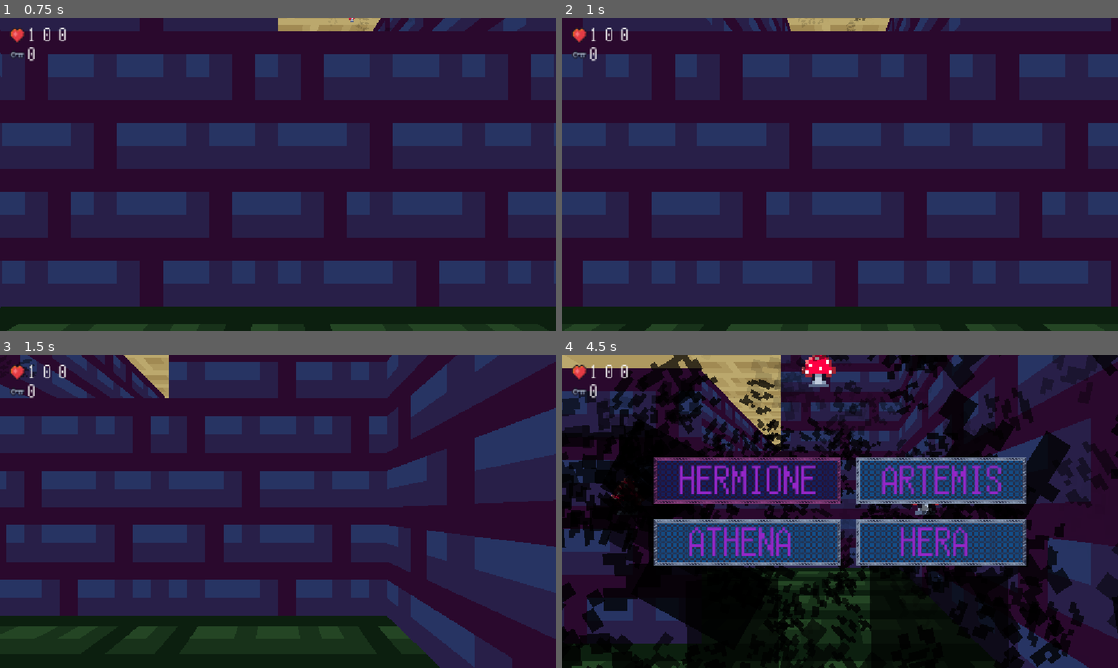
Above: before the commit, frames 1-4 (two rows, left to right).
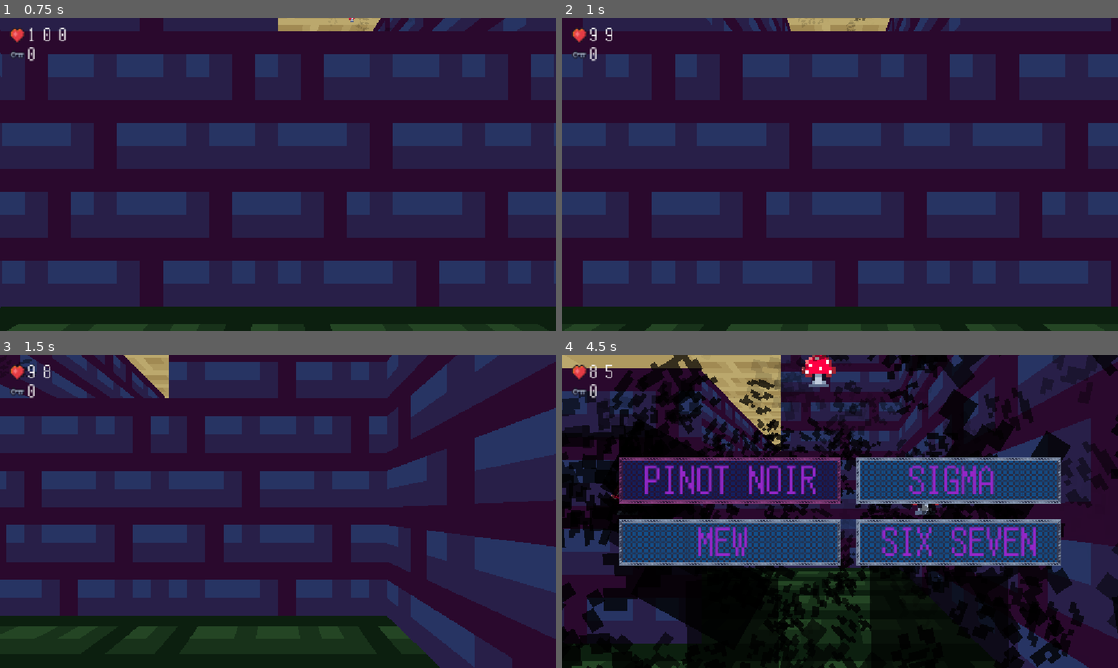
Above: after the commit, the same moments.

Repository: local-minimum/cube-core
Game: Godot game, scene res://scenes/playable_level.tscn
Two runs of this game, one before a commit and one after it. Both use one fixed random seed, a clock stepped at 60 frames per second and the inputs below.
Inputs (mouse positions are in pixels of both pictures, inside the frame that each line leads up to):
- Up to frame 1 (0.75 s): tap Enter (ui_accept) at 0.5 s; move the mouse to (400, 158) at 0.52 s; hold D (crawl_strafe_right) from 0.53 s (still down); hold Space (crawl_search) from 0.53 s (still down); click (400, 158) at 0.67 s
- Up to frame 2 (1 s): keep holding D (crawl_strafe_right); keep holding Space (crawl_search); tap Enter (ui_accept) at 0.77 s
- Up to frame 3 (1.5 s): move the mouse to (166, 527) at 1.27 s; release D (crawl_strafe_right) at 1.28 s; release Space (crawl_search) at 1.28 s; hold S (crawl_backward) from 1.28 s (still down); tap Space (crawl_search) at 1.35 s
- Up to frame 4 (4.5 s): tap Enter (ui_accept) at 1.52, 3.02, 3.77 s; move the mouse to (895, 442) at 2.02 s; release S (crawl_backward) at 2.03 s; hold D (crawl_strafe_right) 2.03-2.78 s; hold Space (crawl_search) 2.03-2.78 s; move the mouse to (812, 574) at 2.77 s; hold W (crawl_forward) 2.78-3.53 s; tap Space (crawl_search) at 2.85, 4.35 s; click (812, 574) at 2.92 s; move the mouse to (1006, 558) at 3.52 s; hold Space (crawl_search) 3.53-4.28 s; hold A (crawl_strafe_left) from 3.53 s (still down); move the mouse to (673, 464) at 4.27 s

Frame 1 is identical in both runs. In frame 2, less than 0.1% of the frame differs, in the area x 5-12%, y 3-8%; in frame 3, less than 0.1%; in frame 4, 8.2%, in the area x 5-90%, y 3-68%.

Commit message:
Instigate health

Diff:
--- a/scenes/level.tscn
+++ b/scenes/level.tscn
@@ -8,7 +8,7 @@
 [ext_resource type="PackedScene" uid="uid://bo8mbd3imt16y" path="res://scenes/sides/brick_floor.tscn" id="6_t1rx8"]
 [ext_resource type="PackedScene" uid="uid://ck0i4f6rf4ujb" path="res://scenes/sides/brick_ceiling.tscn" id="7_8iemx"]
 [ext_resource type="PackedScene" uid="uid://cxvlvdddfobpd" path="res://scenes/enemy.tscn" id="7_64w2a"]
-[ext_resource type="Script" uid="uid://dlbq7x82ejv6e" path="res://scripts/gridded_level/entities/grid_player_core.gd" id="8_8c41q"]
+[ext_resource type="Script" uid="uid://c4ukgkpo6y1is" path="res://scripts/cc/grid_player.gd" id="8_8iemx"]
 [ext_resource type="Script" uid="uid://v5vk4n110r8p" path="res://scripts/gridded_level/key_ring_core.gd" id="9_olg7q"]
 [ext_resource type="Script" uid="uid://b8a6yvndcxtpa" path="res://scripts/gridded_level/transportation_mode.gd" id="9_t1rx8"]
 [ext_resource type="Script" uid="uid://meibvvwp8mvg" path="res://scripts/gridded_level/entities/movement_planner.gd" id="11_t1rx8"]
@@ -600,7 +600,7 @@
 [node name="Broadcasts" type="Node3D" parent="."]
 
 [node name="Player" type="Node3D" parent="." node_paths=PackedStringArray("camera", "key_ring", "planner")]
-script = ExtResource("8_8c41q")
+script = ExtResource("8_8iemx")
 camera = NodePath("Eyes")
 key_ring = NodePath("KeyRingCore")
 transportation_abilities = SubResource("Resource_8iemx")
--- a/scripts/cc/exclude_word_game.gd
+++ b/scripts/cc/exclude_word_game.gd
@@ -4,9 +4,10 @@
 
 @export var button_group: ContainerButtonGroup
 @export var words_resource: String
+@export var hurt_on_fail: int = 10
 
 var _enemy: GridEnemy
-var _player: GridPlayerCore
+var _player: GridPlayer
 var _groups: Array[WordGroup]
 var _group_history: Array[String]
 
@@ -78,7 +79,7 @@
 
     print_debug("[Exclude Word Game] loaded %s groups" % _groups.size())
 
-func _play_game(enemy: GridEnemy, player: GridPlayerCore) -> void:
+func _play_game(enemy: GridEnemy, player: GridPlayer) -> void:
     print_debug("[Exclude Word Game] playing %s vs %s" % [enemy, player])
     _enemy = enemy
     _player = player
@@ -112,7 +113,7 @@
             var count_b: int = _group_history.count(b.title)
 
             if count_a == count_b:
-                return true
+                return ordered.find(a) < ordered.find(b)
 
             return count_a < count_b
     )
@@ -226,7 +227,7 @@
 
         button_group.select_next()
 
-        # TODO: hurt player
+        _player.hurt(5)
 
         _guessed = false
 
--- a/scripts/cc/grid_enemy.gd
+++ b/scripts/cc/grid_enemy.gd
@@ -8,6 +8,7 @@
 @export var particles: Array[GPUParticles3D]
 @export var self_center: Node3D
 @export var gives_key: bool
+@export var hurt_on_fight_start: int = 3
 
 func _enter_tree() -> void:
     if __SignalBus.on_move_end.connect(_handle_move_end) != OK:
@@ -70,26 +71,34 @@
     return direction
 
 func _handle_move_end(entity: GridEntity) -> void:
-    if entity == self:
-        if entity.coordinates() == get_level().player.coordinates():
-            print_debug("[Grid Enemy] play game!")
-            __SignalBus.on_play_exclude_word_game.emit(self, get_level().player)
+    if _killed:
         return
 
-    if entity is not GridPlayerCore:
+    var player: GridPlayer
+    if entity == self:
+        player = get_level().player
+        if entity.coordinates() == player.coordinates():
+            print_debug("[Grid Enemy] play game!")
+            player.hurt(hurt_on_fight_start)
+            __SignalBus.on_play_exclude_word_game.emit(self, player)
         return
 
-    print_debug("[Grid Enemy] %s vs %s" % [entity.coordinates(), coordinates()])
+    if entity is not GridPlayer:
+        return
 
-    if entity.coordinates() == coordinates():
+    player = entity
+    print_debug("[Grid Enemy] %s vs %s" % [player.coordinates(), coordinates()])
+
+    if player.coordinates() == coordinates():
         print_debug("[Grid Enemy] play game voluntarily!")
-        __SignalBus.on_play_exclude_word_game.emit(self, get_level().player)
+        player.hurt(hurt_on_fight_start)
+        __SignalBus.on_play_exclude_word_game.emit(self, player)
         return
 
     if !_may_move:
         return
 
-    var direction: CardinalDirections.CardinalDirection = _get_wanted_direct(entity)
+    var direction: CardinalDirections.CardinalDirection = _get_wanted_direct(player)
 
     if direction == CardinalDirections.CardinalDirection.NONE:
         return
@@ -103,7 +112,7 @@
     print_debug("[Grid Enemy] Want to go direction %s from %s to %s which results in movement %s on mode %s" % [
         CardinalDirections.name(direction),
         coordinates(),
-        entity.coordinates(),
+        player.coordinates(),
         Movement.name(movement),
         transportation_mode.get_flag_names(),
     ])
--- /dev/null
+++ b/scripts/cc/grid_player.gd
@@ -0,0 +1,41 @@
+extends GridPlayerCore
+class_name GridPlayer
+
+@export var health: int = 100
+
+var hurt_to_walk: bool = true:
+    set(value):
+        hurt_to_walk = value
+        _previous_coords = coordinates()
+
+func _ready() -> void:
+    super._ready()
+
+    if __SignalBus.on_move_end.connect(_handle_move_end) != OK:
+        push_error("Failed to connect move end")
+
+func is_alive() -> bool:
+    return health > 0
+
+func kill() -> void:
+    pass
+
+func hurt(amount: int = 1) -> void:
+    amount = mini(health, amount)
+    health -= amount
+    __SignalBus.on_hurt_player.emit(self, amount)
+
+func heal(amount: int) -> void:
+    if amount <= 0:
+        return
+
+    health += amount
+    __SignalBus.on_heal_player.emit(self, amount)
+
+var _previous_coords: Vector3i
+
+func _handle_move_end(entity: GridEntity) -> void:
+    if entity != self || entity.coordinates() == _previous_coords:
+        return
+
+    hurt()
--- a/scripts/cc/signal_bus.gd
+++ b/scripts/cc/signal_bus.gd
@@ -2,9 +2,13 @@
 class_name SignalBus
 
 @warning_ignore_start("unused_signal")
-signal on_play_exclude_word_game(enemy: GridEnemy, player: GridPlayerCore)
+signal on_play_exclude_word_game(enemy: GridEnemy, player: GridPlayer)
 
 signal on_award_key(coordinates: Vector3)
 
 signal on_update_lost_letters(lost_letters: String)
+
+signal on_hurt_player(player: GridPlayer, amount: int)
+signal on_heal_player(player: GridPlayer, amount: int)
+
 @warning_ignore_restore("unused_signal")
--- a/scripts/cc/ui/core_stats_ui.gd
+++ b/scripts/cc/ui/core_stats_ui.gd
@@ -13,6 +13,15 @@
     if __SignalBus.on_sync_keys.connect(_handle_sync_keys) != OK:
         push_error("Failed to connect sync keys")
 
+    if __SignalBus.on_hurt_player.connect(_handle_player_health) != OK:
+        push_error("Failed to connect hurt player")
+
+    if __SignalBus.on_heal_player.connect(_handle_player_health) != OK:
+        push_error("Failed to connect heal player")
+
+
+func _handle_player_health(player: GridPlayer, _amount: int) -> void:
+    health.text = "%s" % player.health
 
 func _handle_gain_key(_key: String, _amount: int, total: int) -> void:
     keys.text = "%s" % total
Not shown, changed: resources/word_groups.txt
Not shown, added: scripts/cc/grid_player.gd.uid
